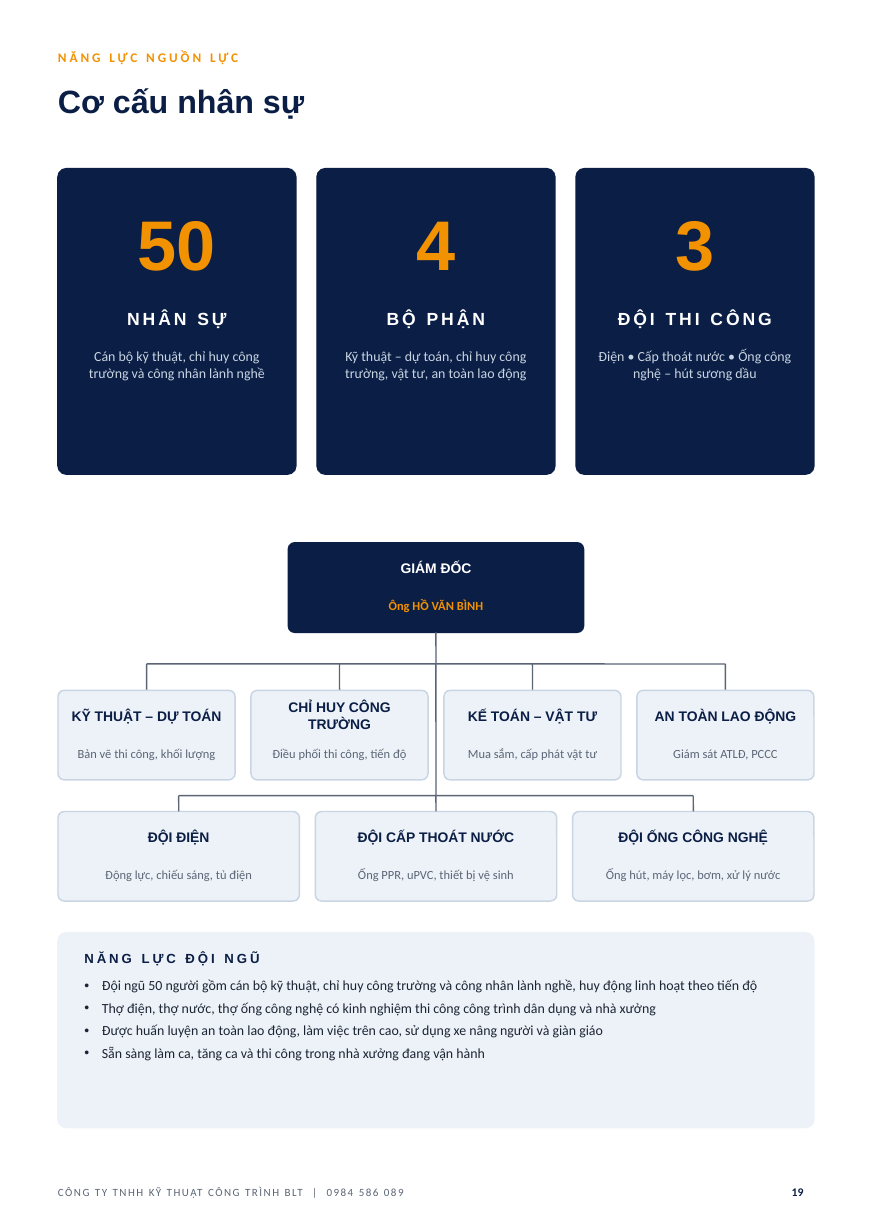
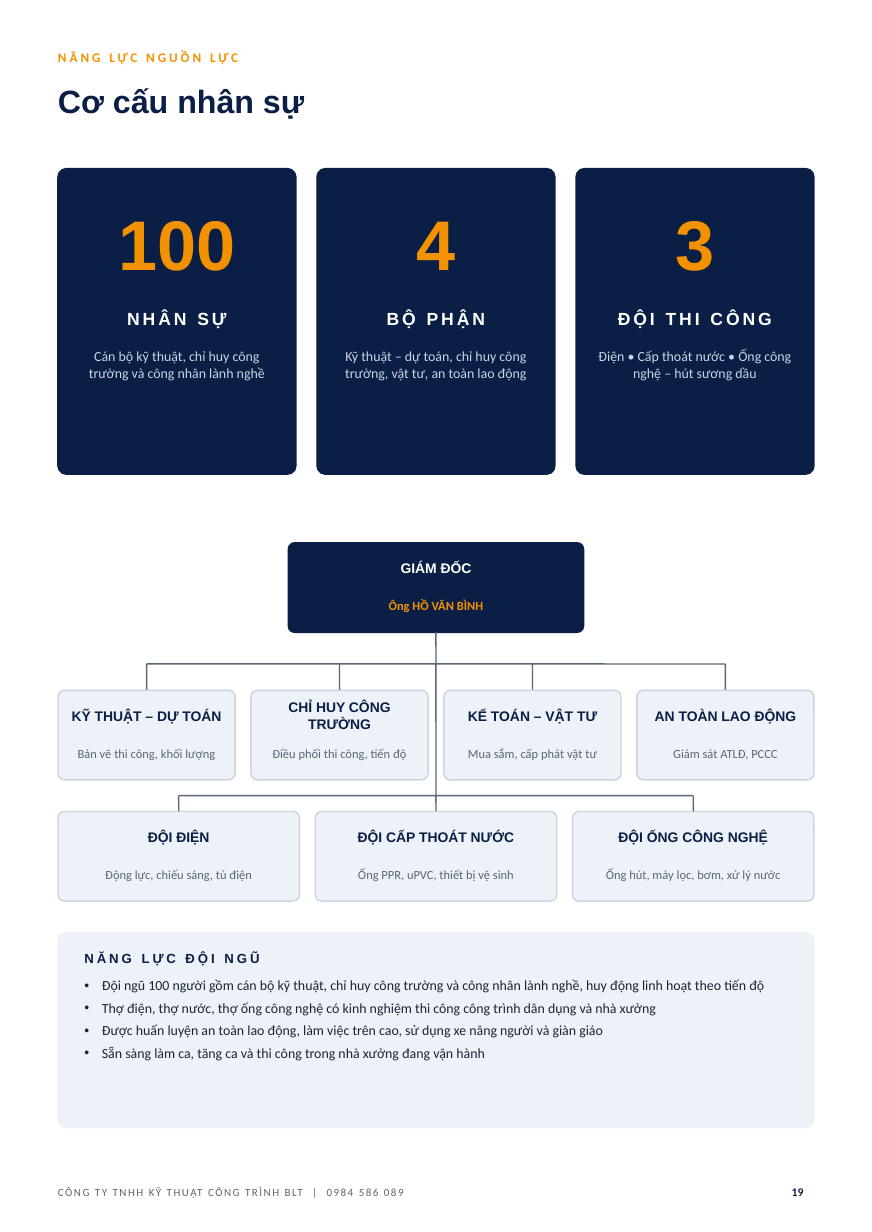
Before and after one commit to haquyenkl2-sys/C-NG-TY-CP-TH-NG-M-I-T-NG-H-P-MINH-PH-T, a slide deck: slide 19 of ho-so-nang-luc-BLT/HO_SO_NANG_LUC_BLT.pptx. Drawn at 872x1232 pixels with LibreOffice and Linux fonts; fonts in the diff are those of the drawing; background and template pictures are left out. Boxes give left, top, right and bottom in pixels: in the first picture for what was removed or moved away, otherwise in the second. Text is boxed around its words. In the diff, an @@ line names an element or a change of style, - is before the commit and + after.

```diff
--- a/ho-so-nang-luc-BLT/HO_SO_NANG_LUC_BLT.pptx
+++ b/ho-so-nang-luc-BLT/HO_SO_NANG_LUC_BLT.pptx
@@ text at (x1=118, y1=221, x2=235, y2=271): text changed @@
-50
+100
@@ text at (x1=102, y1=979, x2=764, y2=993): text changed @@
-• Đội ngũ 50 người gồm cán bộ kỹ thuật, chỉ huy công trường và công nhân lành nghề, huy động linh hoạt theo tiến độ
+• Đội ngũ 100 người gồm cán bộ kỹ thuật, chỉ huy công trường và công nhân lành nghề, huy động linh hoạt theo tiến độ
```
Also in this commit, not shown: 3 other slides changed, 4 other files.
